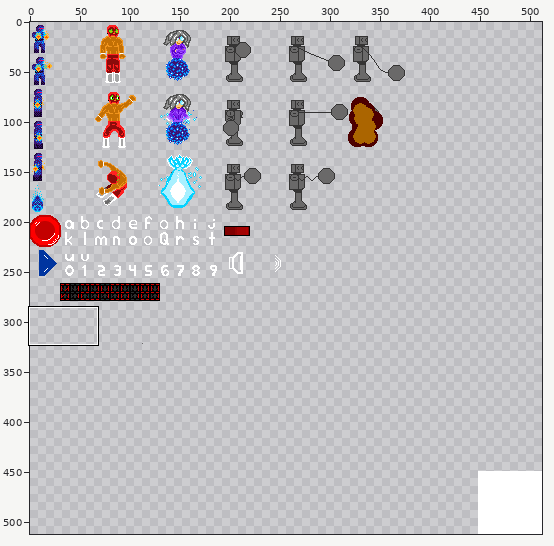
File history of a sprite sheet, app/src/main/res/raw/atlas.png. Above: a wide view before the commit, with the close-up outlined.
Close-up. Before the commit:
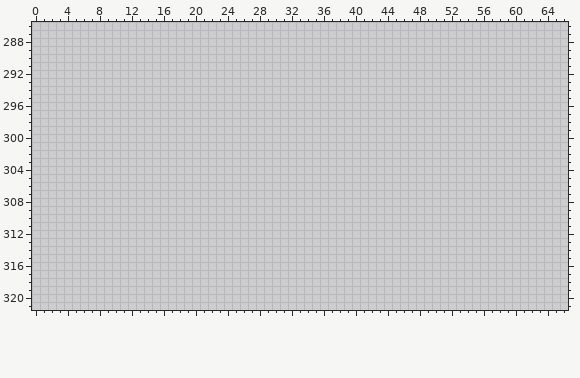
The file is 512x512 pixels. Pixels under 10% opacity are left out. Colours within 5 levels of each other are drawn and written as one. Shown: x 0..66, y 286..321.
Now the later version:
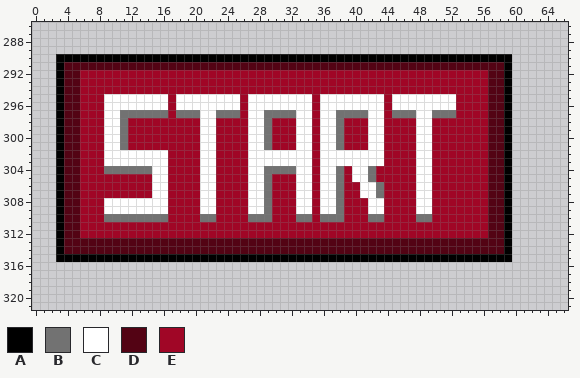
Palette (. is transparent): A #000000  B #727272  C #ffffff  D #530314  E #a00626
Edits made:
The edit adds colour A in row 290 at x 3 to 59; in rows 291 to 314 at x 3 and 59; in row 315 at x 3 to 59.
The edit adds colour B in row 297 at x 11 to 16, 18 to 20, 23 to 25, 29 to 32, 38 to 41, 45 to 47 and 50 to 52; in rows 298 to 301 at x 11, 29 and 38; in row 304 at x 9 to 14, 29 to 32, 38 and 42; in row 305 at x 29, 38 and 42; in rows 306 to 307 at x 29, 38 and 43; in rows 308 to 309 at x 29 and 38.
The edit adds colour B in row 310 at x 9 to 16, 21 to 22, 27 to 29, 33 to 34, 36 to 38, 42 to 43 and 48 to 49.
The edit adds colour C in rows 295 to 296 at x 9 to 16, 18 to 25, 27 to 34, 36 to 43 and 45 to 52; in rows 297 to 301 at x 9 to 10, 21 to 22, 27 to 28, 33 to 34, 36 to 37, 42 to 43 and 48 to 49; in rows 302 to 303 at x 9 to 16, 21 to 22, 27 to 34, 36 to 43 and 48 to 49; in rows 304 to 305 at x 15 to 16, 21 to 22, 27 to 28, 33 to 34, 36 to 37, 40 to 41 and 48 to 49; in rows 306 to 307 at x 15 to 16, 21 to 22, 27 to 28, 33 to 34, 36 to 37, 41 to 42 and 48 to 49; in rows 308 to 309 at x 9 to 16, 21 to 22, 27 to 28, 33 to 34, 36 to 37, 42 to 43 and 48 to 49.
The edit adds colour D in row 291 at x 4 to 58; in rows 292 to 312 at x 4 to 5 and 57 to 58; in rows 313 to 314 at x 4 to 58.
The edit adds colour E in rows 292 to 294 at x 6 to 56; in rows 295 to 297 at x 6 to 8, 17, 26, 35, 44 and 53 to 56; in rows 298 to 301 at x 6 to 8, 12 to 20, 23 to 26, 30 to 32, 35, 39 to 41, 44 to 47 and 50 to 56; in rows 302 to 303 at x 6 to 8, 17 to 20, 23 to 26, 35, 44 to 47 and 50 to 56; in row 304 at x 6 to 8, 17 to 20, 23 to 26, 35, 39, 43 to 47 and 50 to 56; in row 305 at x 6 to 14, 17 to 20, 23 to 26, 30 to 32, 35, 39, 43 to 47 and 50 to 56.
The edit adds colour E in rows 306 to 307 at x 6 to 14, 17 to 20, 23 to 26, 30 to 32, 35, 39 to 40, 44 to 47 and 50 to 56; in rows 308 to 310 at x 6 to 8, 17 to 20, 23 to 26, 30 to 32, 35, 39 to 41, 44 to 47 and 50 to 56; in rows 311 to 312 at x 6 to 56.
Where, in picture pixels (left, top, right, bottom), the same in both close-ups:
added: (56, 54, 512, 262)
